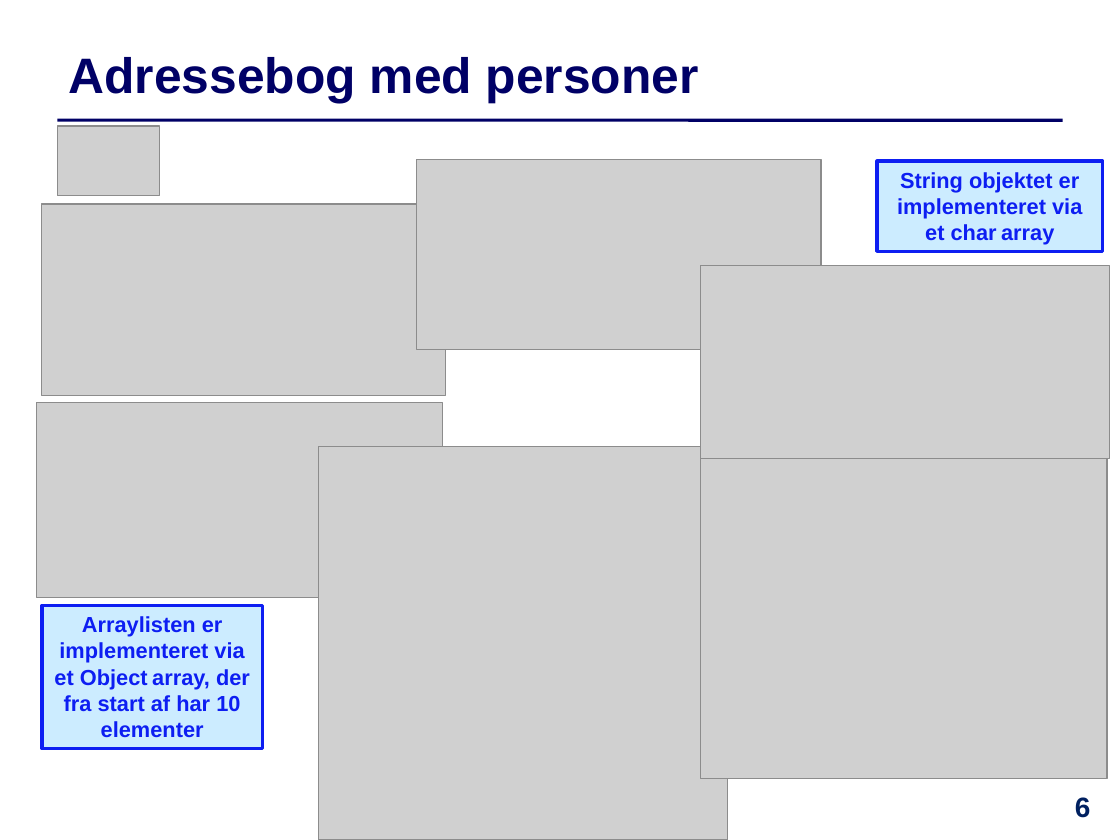
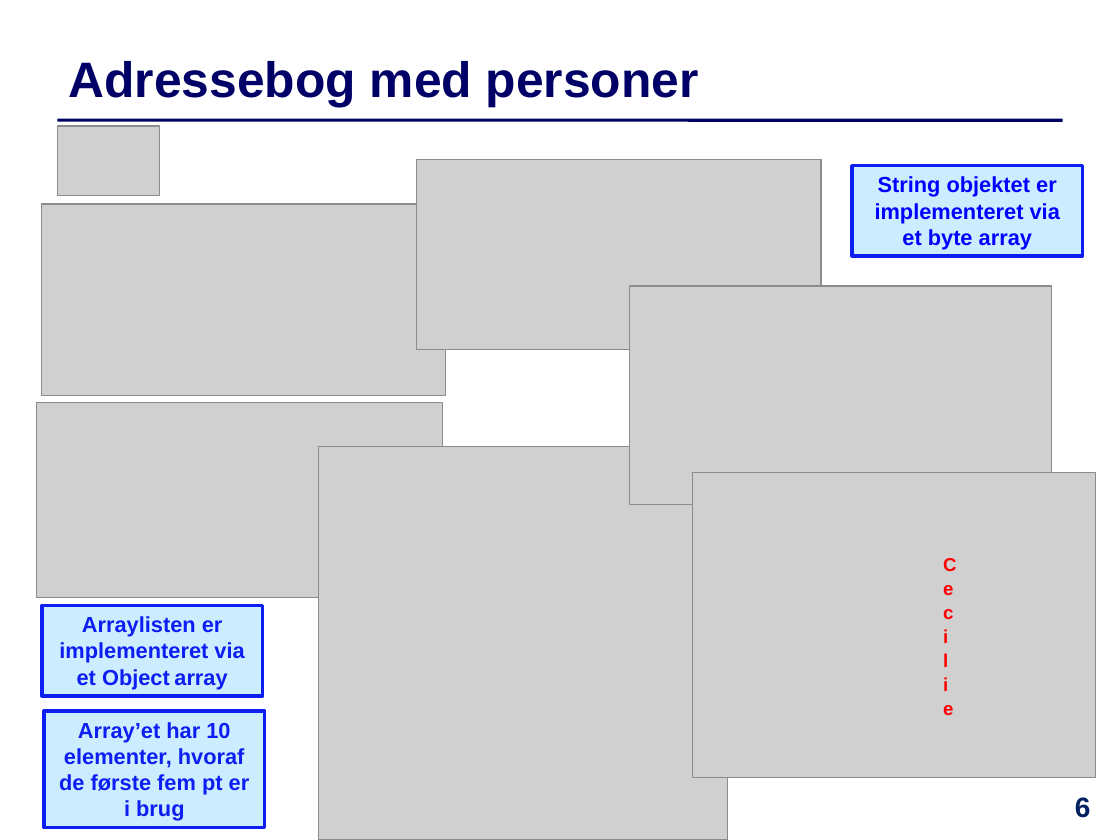
Before and after one commit to IntProgAU/Materiale, a slide deck: slide 6 of web/e21/uge_9/Slides-Uge9.pptx. Drawn at 1120x840 pixels with LibreOffice and Linux fonts; fonts in the diff are those of the drawing; grey boxes stand for pictures. Boxes give left, top, right and bottom in pixels: in the first picture for what was removed or moved away, otherwise in the second. Text is boxed around its words. In the diff, an @@ line names an element or a change of style, - is before the commit and + after.

```diff
--- a/web/e21/uge_9/Slides-Uge9.pptx
+++ b/web/e21/uge_9/Slides-Uge9.pptx
@@ title "Adressebog med personer": place and size @@
-title "Adressebog med personer" at [68, 57, 699, 104]
+title "Adressebog med personer" at [68, 61, 699, 107]
@@ rectangle "String objektet er implementeret via ...": place and size @@
-rectangle "String objektet er implementeret via ..." at [877, 161, 1102, 252]
+rectangle "String objektet er implementeret via ..." at [852, 166, 1083, 256]
@@ text in rectangle at [875, 176, 1060, 249]: text changed; text colour #0D1EF2 to #0000FF @@
-String objektet er implementeret via et char array
+String objektet er implementeret via et byte array
@@ picture: place and size @@
-picture at [700, 265, 1109, 458]
+picture at [629, 286, 1052, 504]
@@ picture: place and size @@
-picture at [700, 458, 1107, 778]
+picture at [692, 473, 1095, 777]
@@ text added at [932, 547, 960, 726], 12 pt, text #FF0000, bold @@
+Cecilie
@@ rectangle "Arraylisten er implementeret via et ...": place and size @@
-rectangle "Arraylisten er implementeret via et ..." at [41, 606, 262, 749]
+rectangle "Arraylisten er implementeret via et ..." at [41, 606, 262, 697]
@@ text in rectangle at [59, 616, 244, 689]: text changed @@
-Arraylisten er implementeret via et Object array, der fra start af har 10 elementer
+Arraylisten er implementeret via et Object array
@@ rectangle added at [44, 711, 264, 828], fill #CCECFF, outline #0D1EF2 2.25 pt, 14 pt, text #0D1EF2, bold @@
+Array’et har 10 elementer, hvoraf de første fem pt er i brug
```
Also in this commit, not shown: 13 other slides changed, 1 other file.
